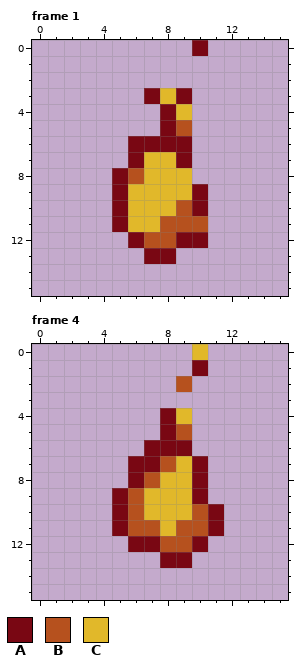
A pixel-art file gets an edit: Project1/assets/fireball.aseprite. The first picture shows the starting point.
16x16 pixels, 4 frames. Shown: frame 1, frame 4. The commit also changed other frames, which this record leaves out.
Visible layers, top first: "Layer 2", "Layer 1".
Palette (. is transparent): A #790713  B #b6511e  C #e1b82a
Pixels before, frame 1, first column x 5:
 0 .....A
 1 ......
 2 ......
 3 ..ACA.
 4 ...AC.
 5 ...AB.
 6 .AAAA.
 7 .ACCA.
 8 ABCCC.
 9 ACCCCA
10 ACCCBA
11 ACCBBB
12 .ABBAA
13 ..AA..
Pixels before, frame 4, first column x 5:
 0 .....C.
 1 .....A.
 2 ....B..
 3 .......
 4 ...AC..
 5 ...AB..
 6 ..AAA..
 7 .AABCA.
 8 .ABCCA.
 9 ABCCCA.
10 ABCCCBA
11 ABBCBBA
12 .AABBA.
13 ...AA..
After the commit:
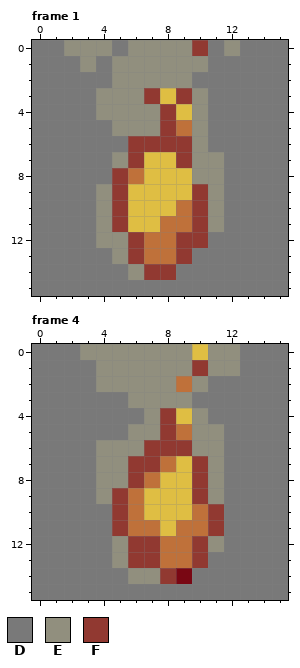
Colours new in this view: D #797979  E #918f7e  F #913931
Change:
layer "Flattened" added
layer "Layer 1" opacity 100% -> 25%
colour B: #b6511e -> #bf713a
colour C: #e1b82a -> #dfbe43
Frame 1, layers "Layer 1", "Layer 2":
y 0: x 0..15 ..........A..... -> DDEEEDEEEEFDEDDD
y 1: x 0..15 ................ -> DDDEDEEEEEEDDDDD
y 2: x 0..15 ................ -> DDDDDEEEEEDDDDDD
y 3: x 0..7 .......A -> DDDDEEEF; x 9..15 A...... -> FEDDDDD
y 4: x 0..8 ........A -> DDDDEEEEF; x 10..15 ...... -> EDDDDD
y 5: x 0..8 ........A -> DDDDDEEEF; x 10..15 ...... -> EDDDDD
y 6: x 0..15 ......AAAA...... -> DDDDDDFFFFEDDDDD
y 7: x 0..6 ......A -> DDDDDEF; x 9..15 A...... -> FEEDDDD
y 8: x 0..5 .....A -> DDDDDF; x 10..15 ...... -> EEDDDD
y 9..10: x 0..5 .....A -> DDDDEF; x 10..15 A..... -> FEDDDD
y 11: x 0..5 .....A -> DDDDEF; x 10..15 B..... -> FEDDDD
y 12: x 0..6 ......A -> DDDDEEF; x 9..15 AA..... -> FFDDDDD
y 13: x 0..15 .......AA....... -> DDDDDEFBBFDDDDDD
y 14: x 0..15 ................ -> DDDDDDEFFDDDDDDD
y 15: x 0..15 ................ -> DDDDDDDDDDDDDDDD
Frame 4, layers "Layer 1", "Flattened", "Layer 2":
y 0: x 0..9 .......... -> DDDEEEEEEE; x 11..15 ..... -> EEDDD
y 1: x 0..15 ..........A..... -> DDDDEEEEEEFEEDDD
y 2: x 0..8 ......... -> DDDDEEEEE; x 10..15 ...... -> EDDDDD
y 3: x 0..15 ................ -> DDDDDDEEEEDDDDDD
y 4: x 0..8 ........A -> DDDDDDDEF; x 10..15 ...... -> EDDDDD
y 5: x 0..8 ........A -> DDDDDDEEF; x 10..15 ...... -> EEDDDD
y 6: x 0..15 .......AAA...... -> DDDDEEEFFFEEDDDD
y 7: x 0..7 ......AA -> DDDDEEFF; x 10..15 A..... -> FEDDDD
y 8: x 0..6 ......A -> DDDDEEF; x 10..15 A..... -> FEDDDD
y 9: x 0..5 .....A -> DDDDEF; x 10..15 A..... -> FEDDDD
y 10..11: x 0..5 .....A -> DDDDDF; x 11..15 A.... -> FDDDD
y 12: x 0..7 ......AA -> DDDDDEFF; x 10..15 A..... -> FEDDDD
y 13: x 0..15 ........AA...... -> DDDDDEFFBBFDDDDD
y 14: x 0..15 ................ -> DDDDDDEEFADDDDDD
y 15: x 0..15 ................ -> DDDDDDDDDDDDDDDD
